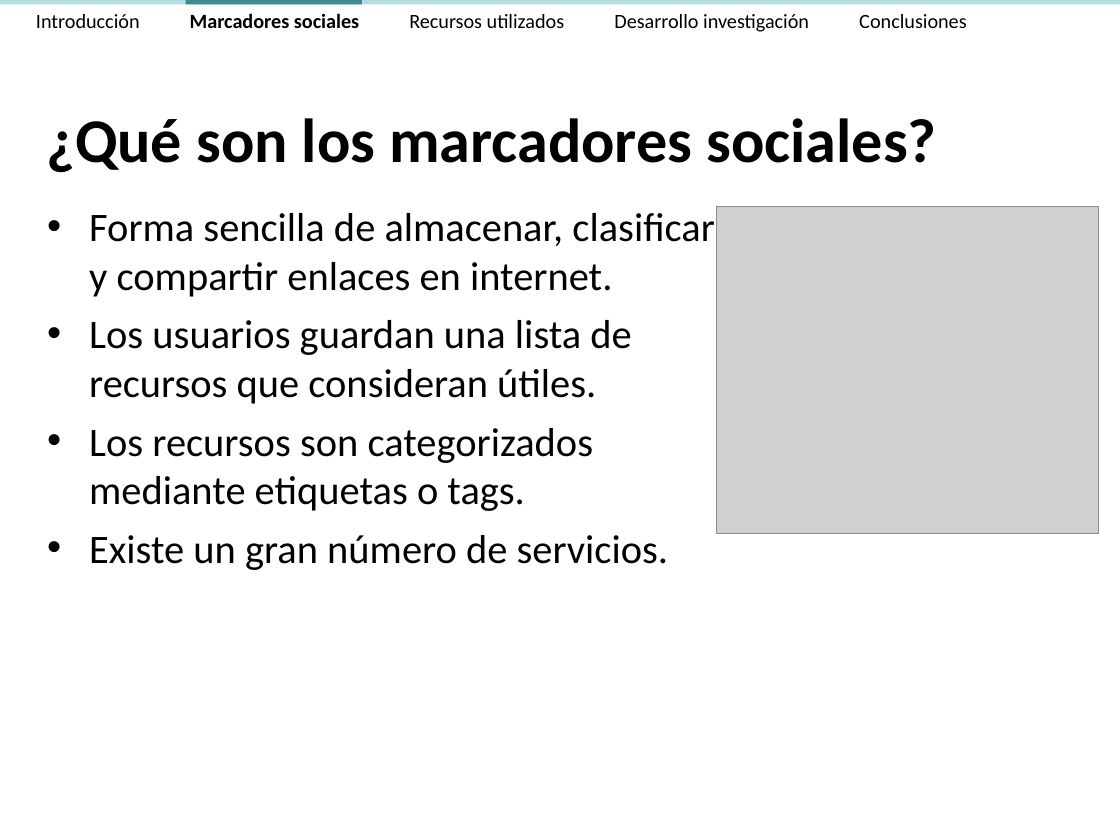
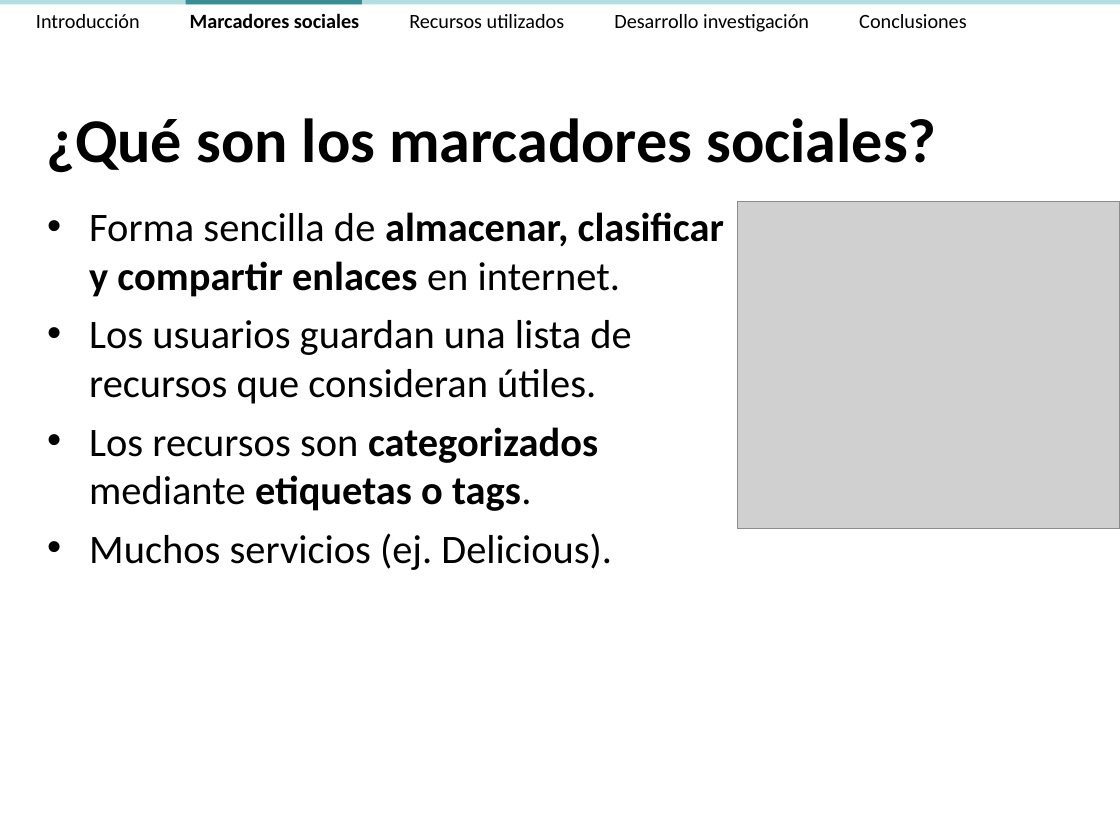
Before and after one commit to ak907kenai/nicotournetesis, a slide deck: slide 15 of docs_trunk/Presentación/Nicolás Tourné - Presentación Tesis (v2.4).ppt (slide 12 before the commit). Drawn at 1120x840 pixels with LibreOffice and Linux fonts; fonts in the diff are those of the drawing; grey boxes stand for pictures. Boxes give left, top, right and bottom in pixels: in the first picture for what was removed or moved away, otherwise in the second. Text is boxed around its words. In the diff, an @@ line names an element or a change of style, - is before the commit and + after.

```diff
--- a/docs_trunk/Presentación/Nicolás Tourné - Presentación Tesis (v2.4).ppt
+++ b/docs_trunk/Presentación/Nicolás Tourné - Presentación Tesis (v2.4).ppt
@@ picture: place and size @@
-picture at bbox=[717, 206, 1099, 534]
+picture at bbox=[738, 202, 1120, 530]
@@ text at bbox=[89, 212, 724, 511]: bold on in "almacenar, clasificar y compartir enlaces", "categorizados etiquetas o tags." @@
@@ text at bbox=[89, 533, 612, 570]: text changed @@
-• Existe un gran número de servicios.
+• Muchos servicios (ej. Delicious).
```
Also in this commit, not shown: 14 other slides changed, 6 slides added, 1 other file.
